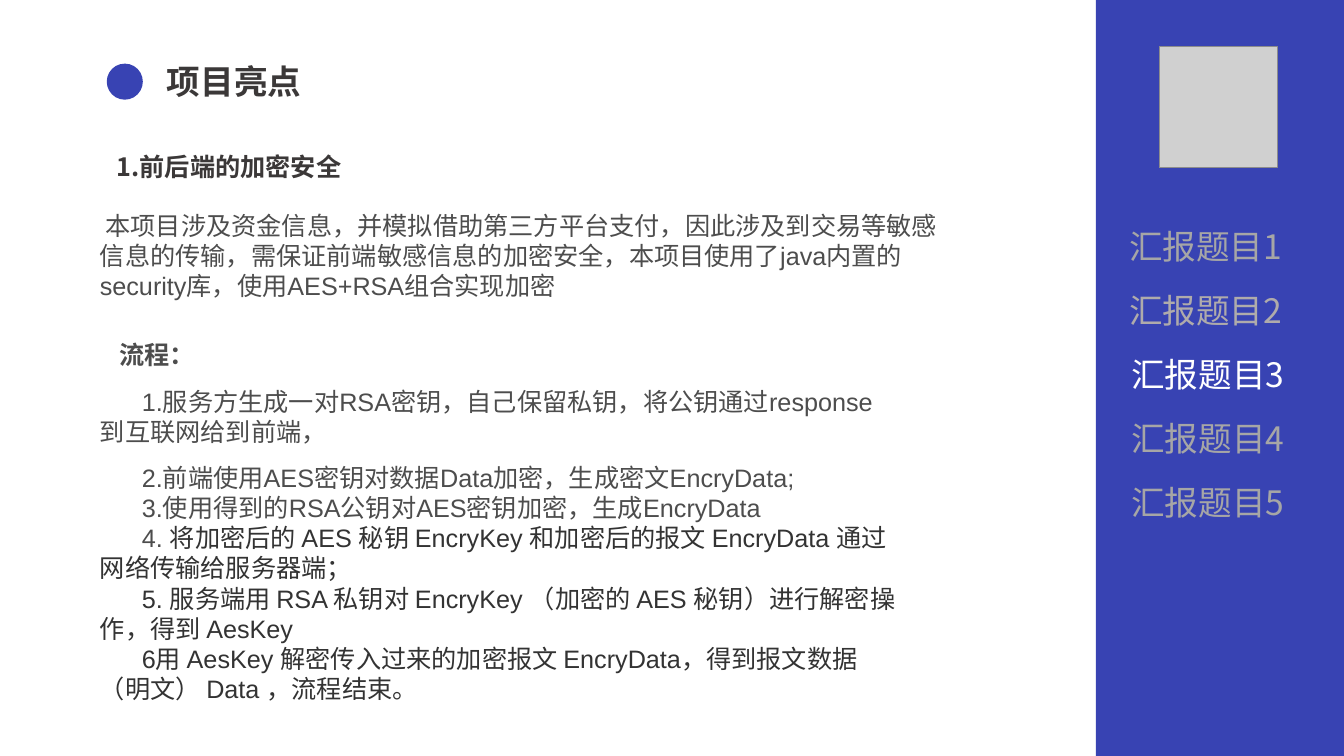
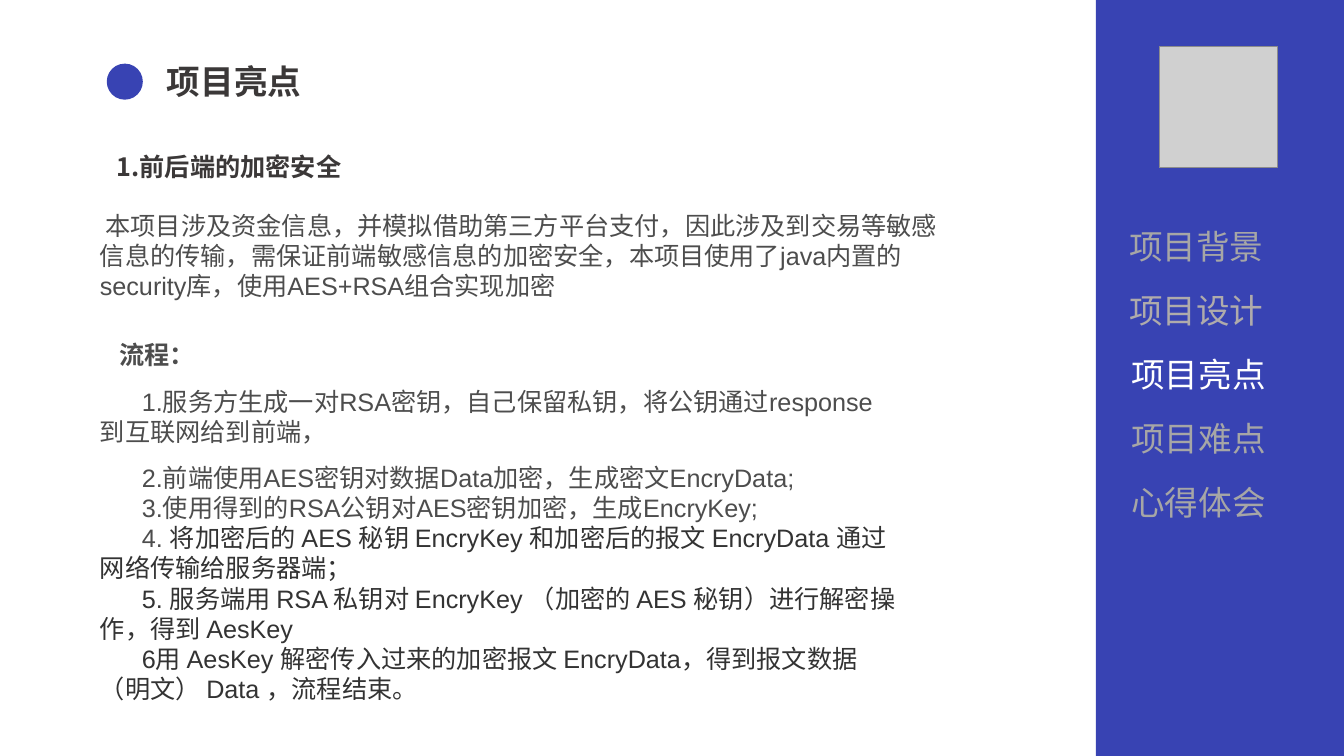
Before and after one commit to fgksking/some-codings, a slide deck: slide 13 of ppt/QG答辩.pptx (slide 12 before the commit). Drawn at 1344x756 pixels with LibreOffice and Linux fonts; fonts in the diff are those of the drawing; grey boxes stand for pictures. Boxes give left, top, right and bottom in pixels: in the first picture for what was removed or moved away, otherwise in the second. Text is boxed around its words. In the diff, an @@ line names an element or a change of style, - is before the commit and + after.

```diff
--- a/ppt/QG答辩.pptx
+++ b/ppt/QG答辩.pptx
@@ text at (1129, 231, 1263, 262): text changed @@
-汇报题目1
+项目背景
@@ text at (1129, 295, 1263, 326): text changed @@
-汇报题目2
+项目设计
@@ text at (1131, 358, 1265, 390): text changed @@
-汇报题目3
+项目亮点
@@ text at (1131, 423, 1265, 454): text changed @@
-汇报题目4
+项目难点
@@ text at (142, 497, 758, 522): text changed @@
-3.使用得到的RSA公钥对AES密钥加密，生成EncryData
+3.使用得到的RSA公钥对AES密钥加密，生成EncryKey;
@@ text at (1131, 487, 1265, 518): text changed @@
-汇报题目5
+心得体会
```
Also in this commit, not shown: 10 other slides changed, 4 slides added, 1 slide removed, 4 other files.
